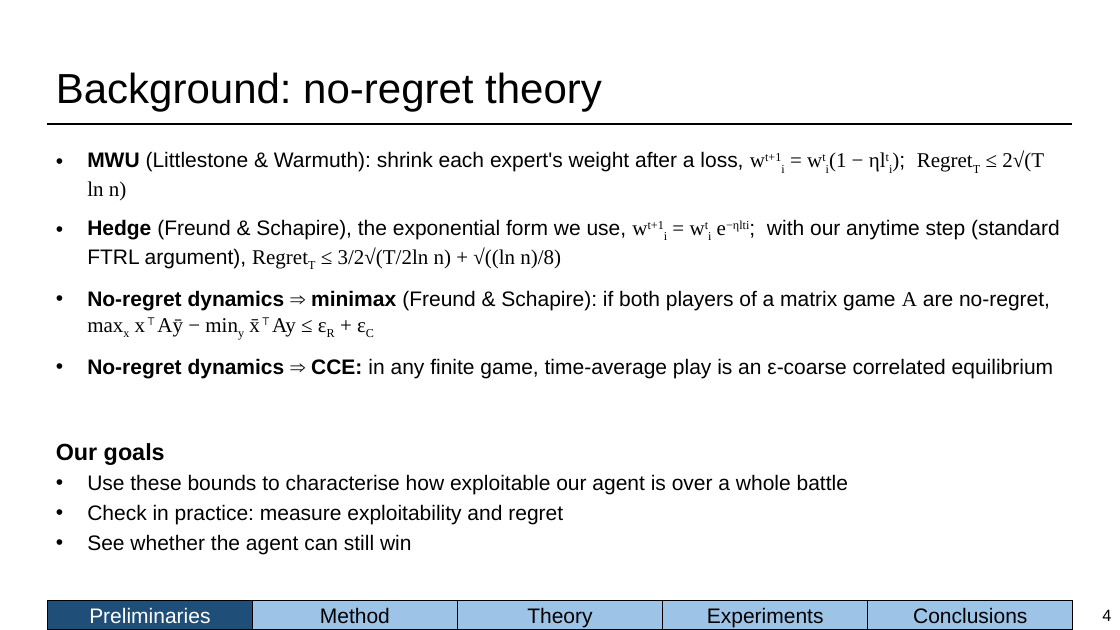
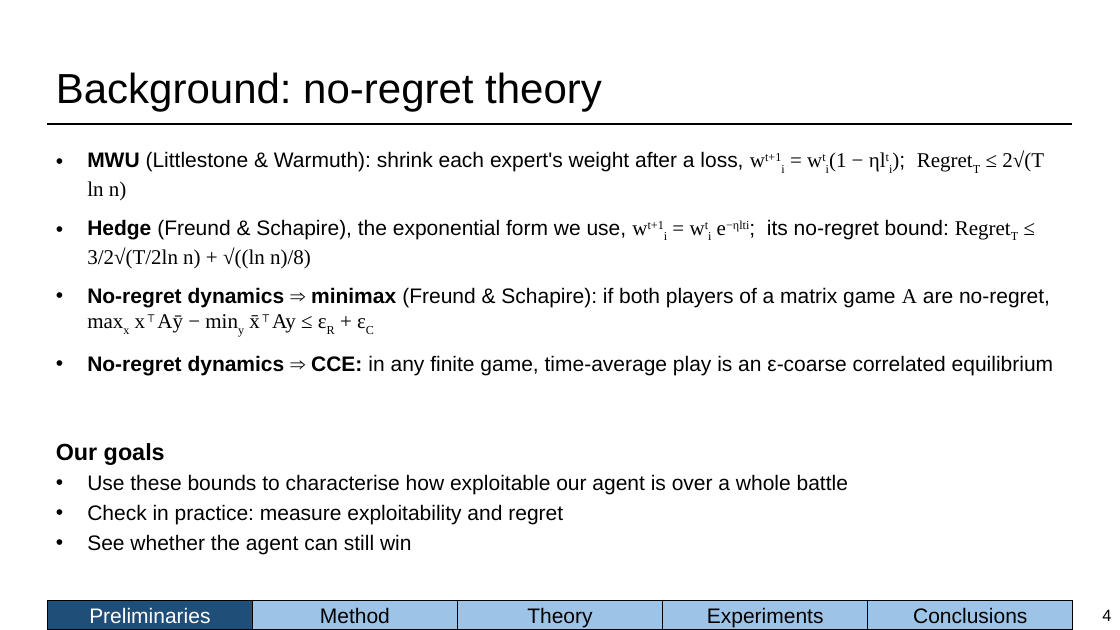
Before and after one commit to BioFanat/pokemon-equilibrium-engine, a slide deck: slide 4 of report/slides/deck.pptx. Drawn at 1120x630 pixels with LibreOffice and Linux fonts; fonts in the diff are those of the drawing. Boxes give left, top, right and bottom in pixels: in the first picture for what was removed or moved away, otherwise in the second. Text is boxed around its words. In the diff, an @@ line names an element or a change of style, - is before the commit and + after.

Commit message:
Label the regret bound "Hedge no-regret bound"; record trust-region LP vs the Bayesian model (0.48 over 44 pairs)

```diff
--- a/report/slides/deck.pptx
+++ b/report/slides/deck.pptx
@@ text at <box>87,219,949,269</box>: text changed @@
-• Hedge (Freund & Schapire), the exponential form we use, wt+1i = wti e−ηlti; with our anytime step (standard FTRL argument), RegretT ≤ 3/2√(T/2ln n) + √((ln n)/8)
+• Hedge (Freund & Schapire), the exponential form we use, wt+1i = wti e−ηlti; its no-regret bound: RegretT ≤ 3/2√(T/2ln n) + √((ln n)/8)
```
Also in this commit, not shown: 7 other files.
